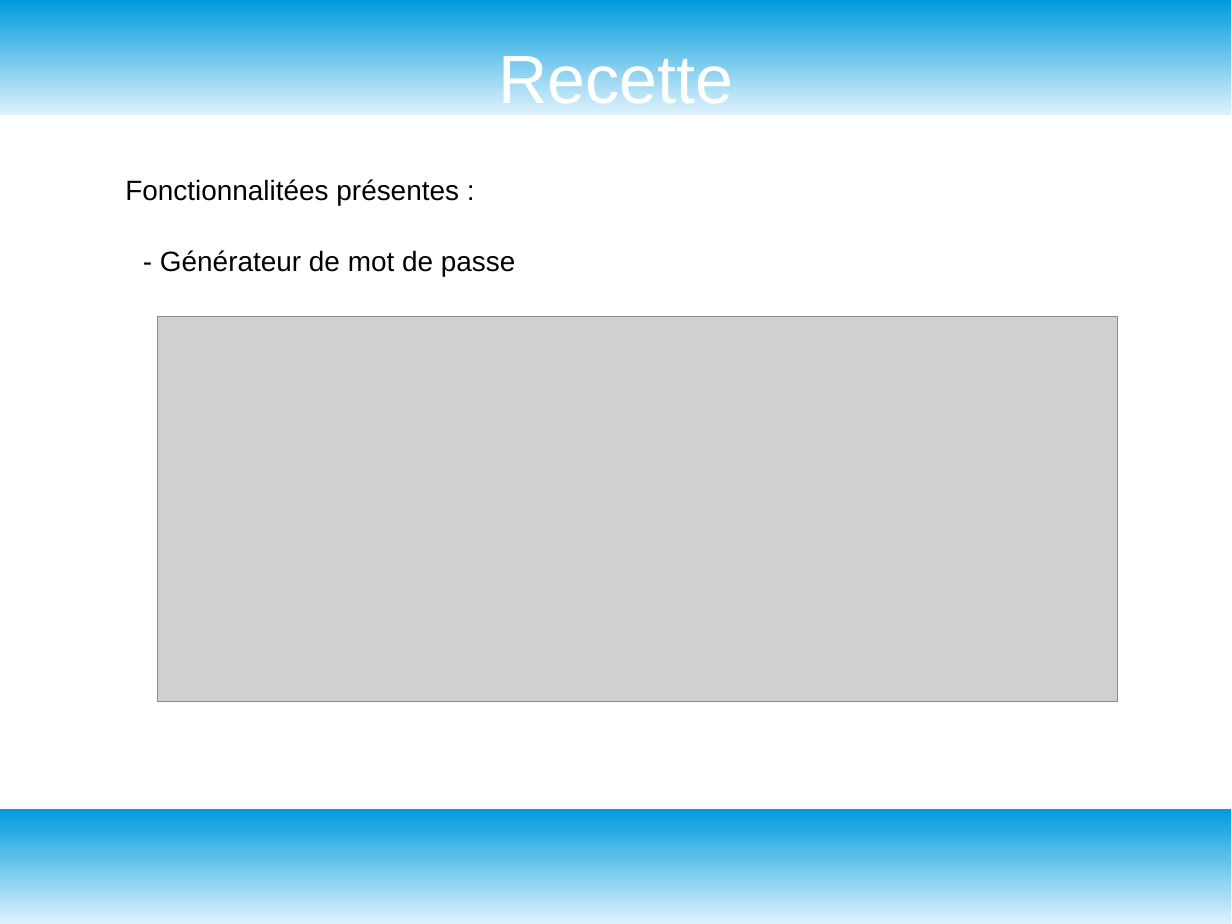
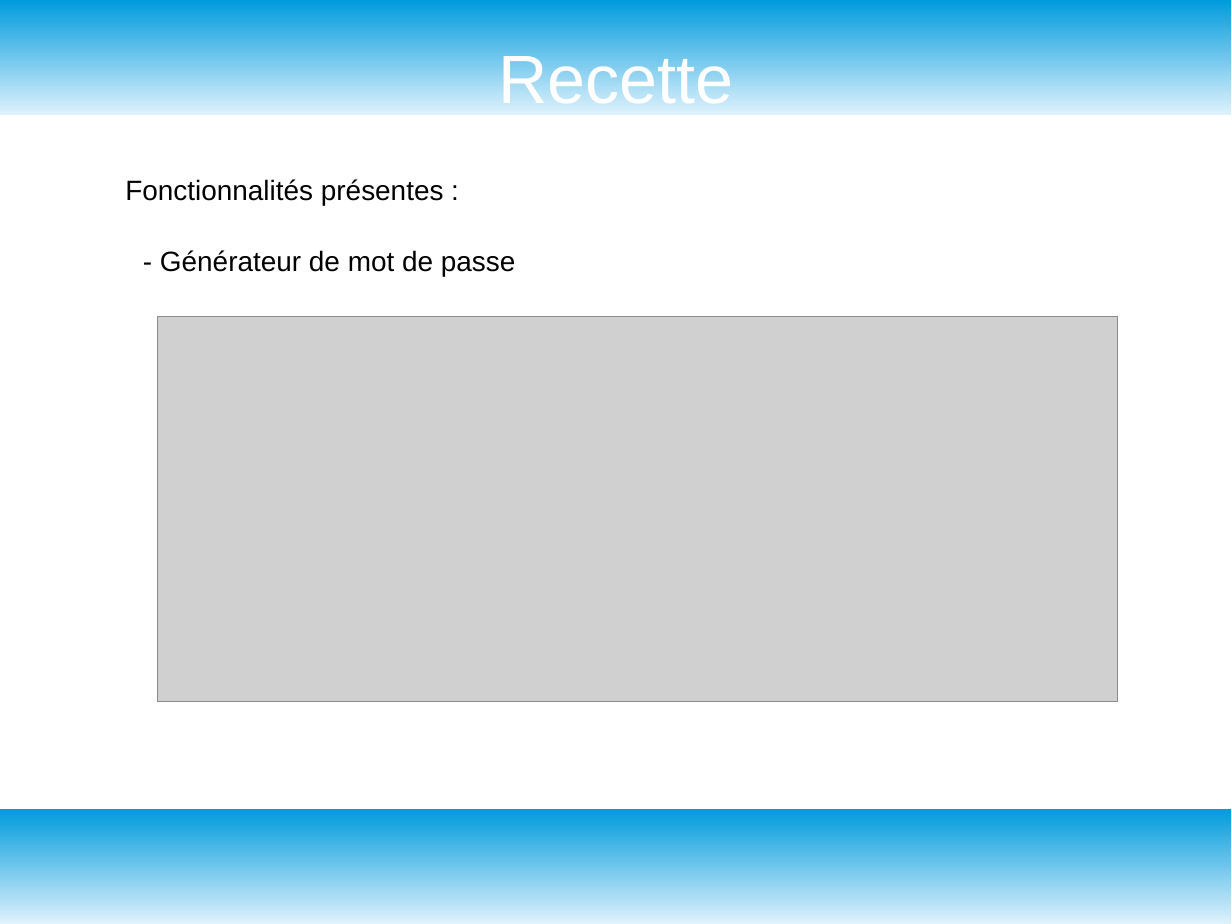
Before and after one commit to GuyomH/Fil-Rouge, a slide deck: slide 23 of assets/grand angle diapo.odp (slide 21 before the commit). Drawn at 1232x924 pixels with LibreOffice and Linux fonts; fonts in the diff are those of the drawing; grey boxes stand for pictures. Boxes give left, top, right and bottom in pixels: in the first picture for what was removed or moved away, otherwise in the second. Text is boxed around its words. In the diff, an @@ line names an element or a change of style, - is before the commit and + after.

```diff
--- a/assets/grand angle diapo.odp
+++ b/assets/grand angle diapo.odp
@@ text at bbox=[125, 179, 444, 205]: text changed @@
-Fonctionnalitées présentes :
+Fonctionnalités présentes :
```
Also in this commit, not shown: 3 other slides changed, 5 slides added, 1 slide removed, 7 other files.
